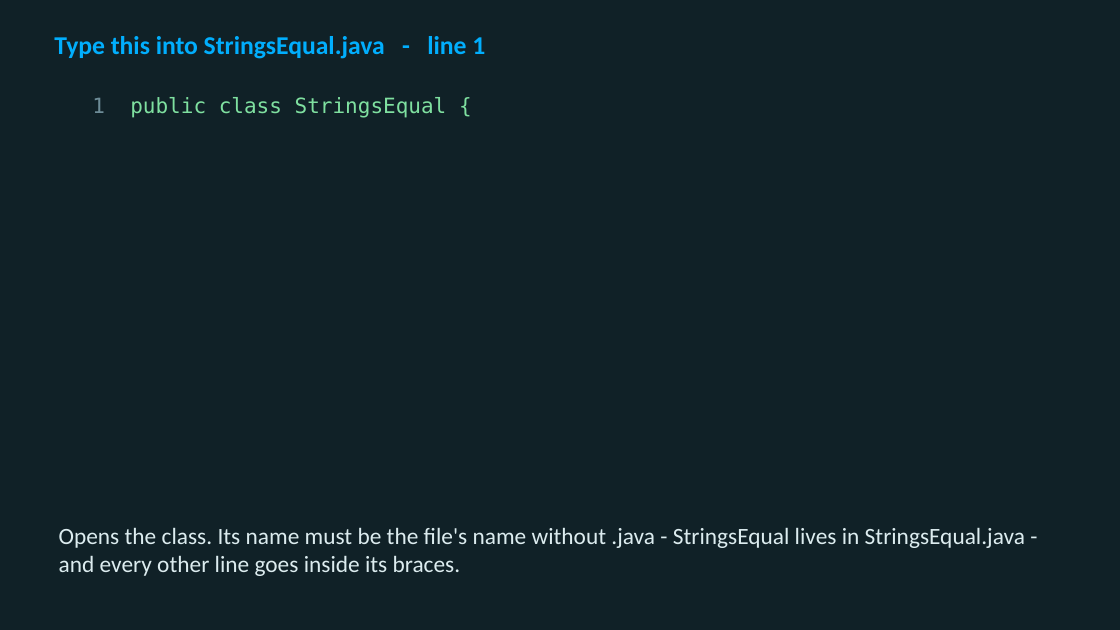
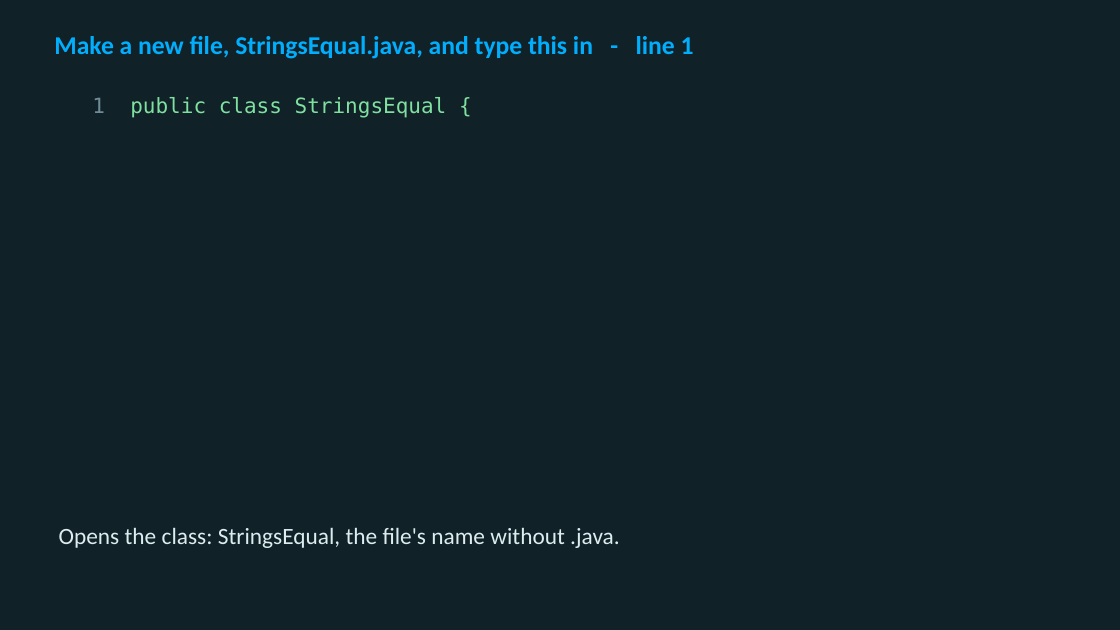
Before and after one commit to utgapps/utgapps.github.io, a slide deck: slide 38 of cs701/slides/week-09.pptx. Drawn at 1120x630 pixels with LibreOffice and Linux fonts; fonts in the diff are those of the drawing. Boxes give left, top, right and bottom in pixels: in the first picture for what was removed or moved away, otherwise in the second. Text is boxed around its words. In the diff, an @@ line names an element or a change of style, - is before the commit and + after.

```diff
--- a/cs701/slides/week-09.pptx
+++ b/cs701/slides/week-09.pptx
@@ text at bbox=[54, 36, 694, 59]: text changed @@
-Type this into StringsEqual.java - line 1
+Make a new file, StringsEqual.java, and type this in - line 1
@@ text at bbox=[59, 527, 620, 548]: text changed @@
-Opens the class. Its name must be the file's name without .java - StringsEqual lives in StringsEqual.java - and every other line goes inside its braces.
+Opens the class: StringsEqual, the file's name without .java.
```
Also in this commit, not shown: 4 other slides changed, 47 other files.
